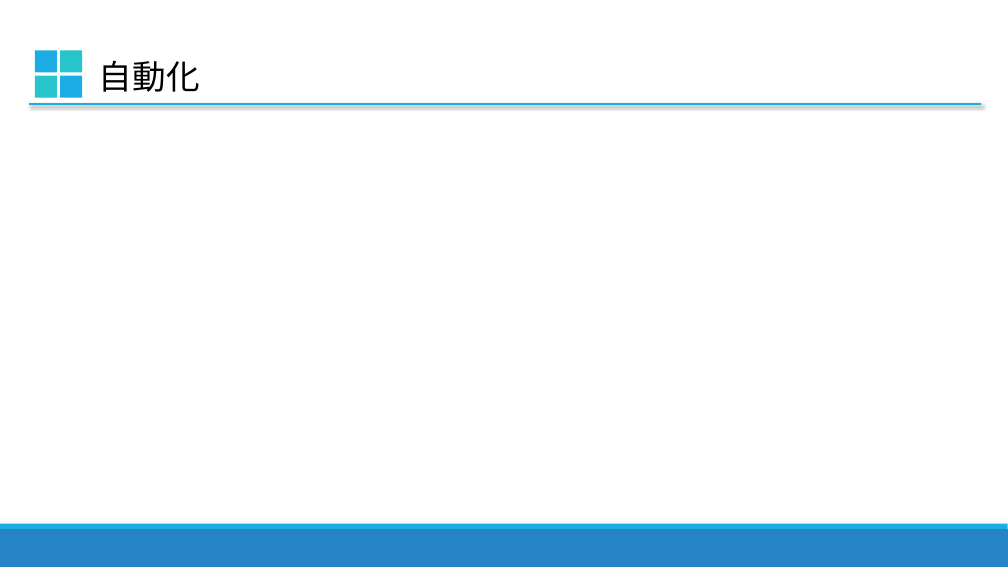
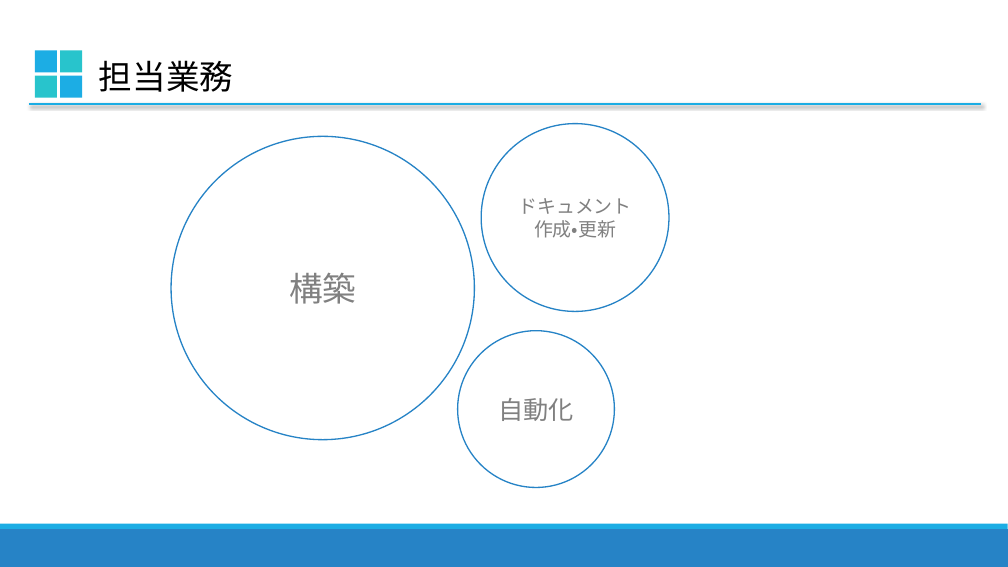
Before and after one commit to frisk1995/excels, a slide deck: slide 10 of sample.pptx (slide 7 before the commit). Drawn at 1008x567 pixels with LibreOffice and Linux fonts; fonts in the diff are those of the drawing. Boxes give left, top, right and bottom in pixels: in the first picture for what was removed or moved away, otherwise in the second. Text is boxed around its words. In the diff, an @@ line names an element or a change of style, - is before the commit and + after.

```diff
--- a/sample.pptx
+++ b/sample.pptx
@@ text at box(99, 60, 233, 92): text changed @@
-自動化
+担当業務
@@ ellipse added at box(171, 136, 474, 439), fill #FFFFFF, outline #2683C6 1.25 pt, 32 pt, text #808080 @@
+構築
@@ ellipse added at box(481, 124, 668, 312), fill #FFFFFF, outline #2683C6 1.25 pt, 18 pt, text #808080 @@
+ドキュメント
+作成・更新
@@ ellipse added at box(457, 330, 614, 487), fill #FFFFFF, outline #2683C6 1.25 pt, 24 pt, text #808080 @@
+自動化
```
Also in this commit, not shown: 7 other slides changed, 10 slides added, 1 slide removed.
